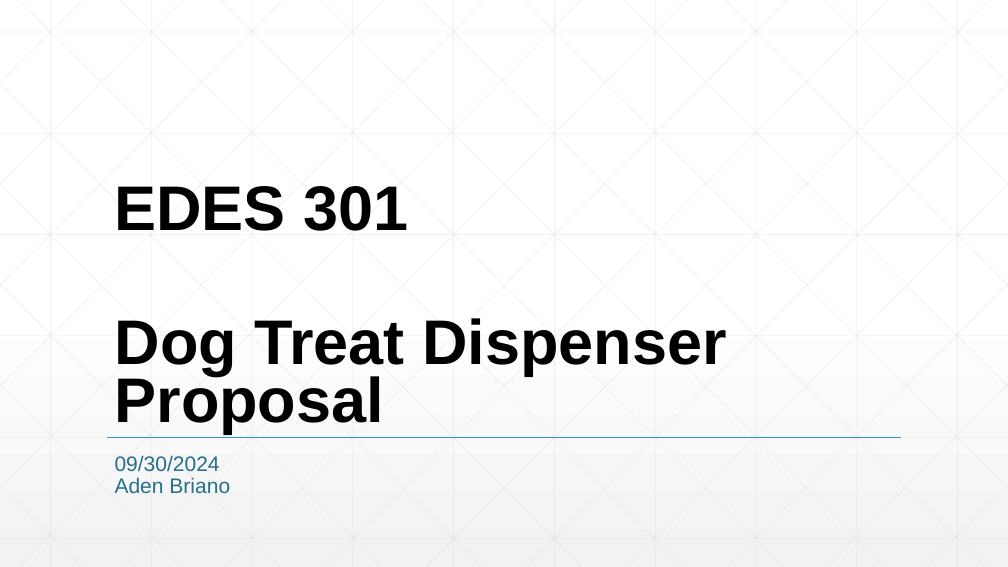
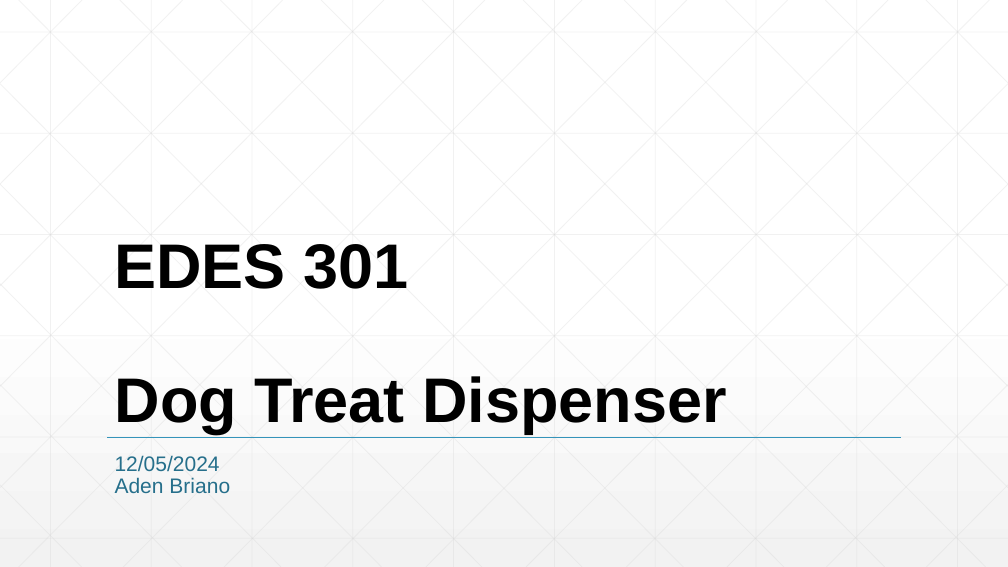
Before and after one commit to BrianoAden/Dog-Treat-Launcher, a slide deck: slide 1 of project_01/docs/Briano_EDES301_project_01_proposal.pptx. Drawn at 1008x567 pixels with LibreOffice and Linux fonts; fonts in the diff are those of the drawing. Boxes give left, top, right and bottom in pixels: in the first picture for what was removed or moved away, otherwise in the second. Text is boxed around its words. In the diff, an @@ line names an element or a change of style, - is before the commit and + after.

```diff
--- a/project_01/docs/Briano_EDES301_project_01_proposal.pptx
+++ b/project_01/docs/Briano_EDES301_project_01_proposal.pptx
@@ title at [115,244,726,433]: text changed @@
-EDES 301
-Dog Treat Dispenser Proposal
+EDES 301
+Dog Treat Dispenser
@@ subtitle at [115,455,220,472]: text changed @@
-09/30/2024
+12/05/2024
```
Also in this commit, not shown: 2 other slides changed, 3 slides added, 2 slides removed, 4 other files.
